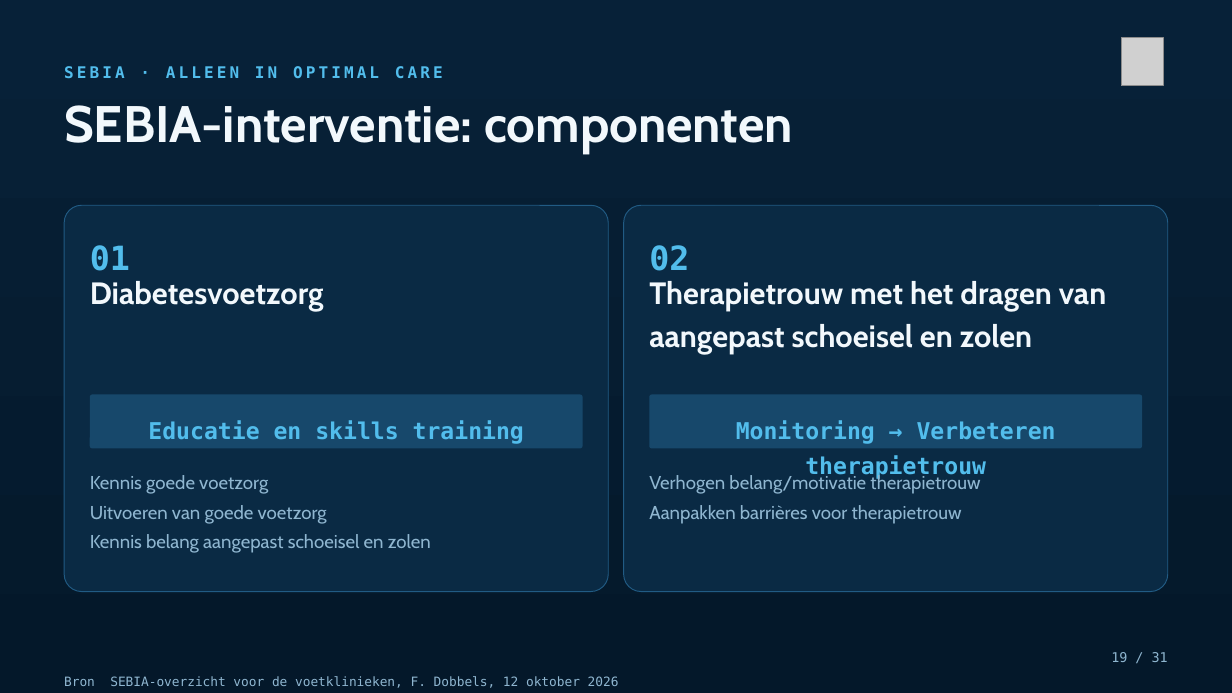
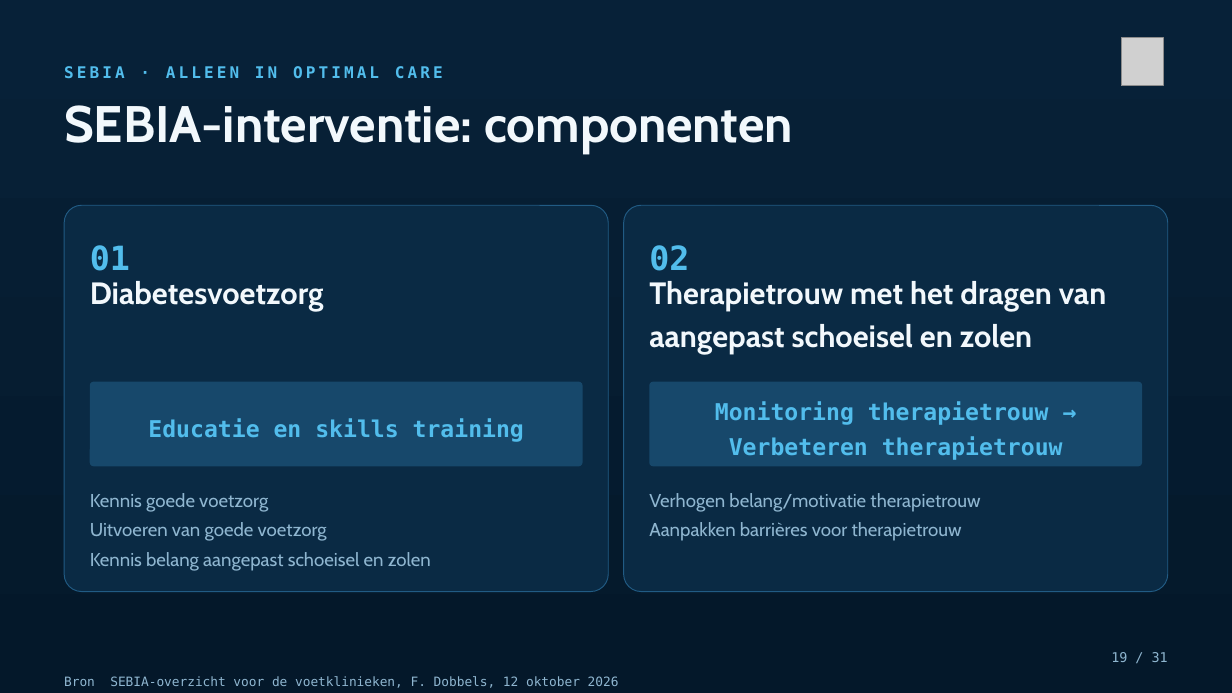
Before and after one commit to Dellfs/paradise-project, a slide deck: slide 19 of PARADISE_presentatie/PARADISE_az_groeninge.pptx. Drawn at 1232x693 pixels with LibreOffice and Linux fonts; fonts in the diff are those of the drawing; grey boxes stand for pictures. Boxes give left, top, right and bottom in pixels: in the first picture for what was removed or moved away, otherwise in the second. Text is boxed around its words. In the diff, an @@ line names an element or a change of style, - is before the commit and + after.

```diff
--- a/PARADISE_presentatie/PARADISE_az_groeninge.pptx
+++ b/PARADISE_presentatie/PARADISE_az_groeninge.pptx
@@ rounded rectangle: place and size @@
-rounded rectangle at [90,395,582,448]
+rounded rectangle at [90,382,582,467]
@@ rounded rectangle: place and size @@
-rounded rectangle at [650,395,1142,448]
+rounded rectangle at [650,382,1142,467]
@@ text at [715,401,1063,460]: text changed @@
-Monitoring → Verbeteren therapietrouw
+Monitoring therapietrouw →
+Verbeteren therapietrouw
@@ text "Kennis goede voetzorg": place and size @@
-text "Kennis goede voetzorg" at [90,475,431,553]
+text "Kennis goede voetzorg" at [90,493,431,571]
@@ text "Verhogen belang/motivatie therapietrouw": place and size @@
-text "Verhogen belang/motivatie therapietrouw" at [649,474,980,524]
+text "Verhogen belang/motivatie therapietrouw" at [649,493,980,541]
```
Also in this commit, not shown: 1 other file.
